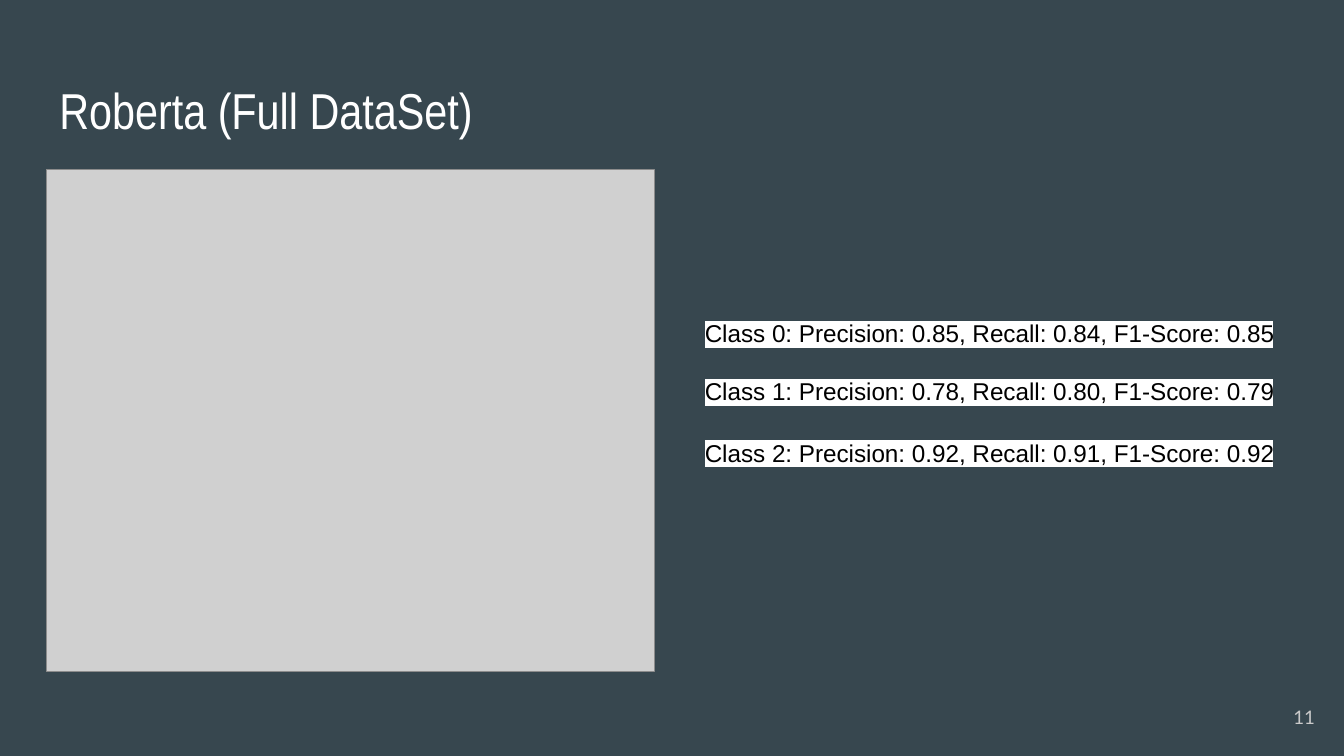
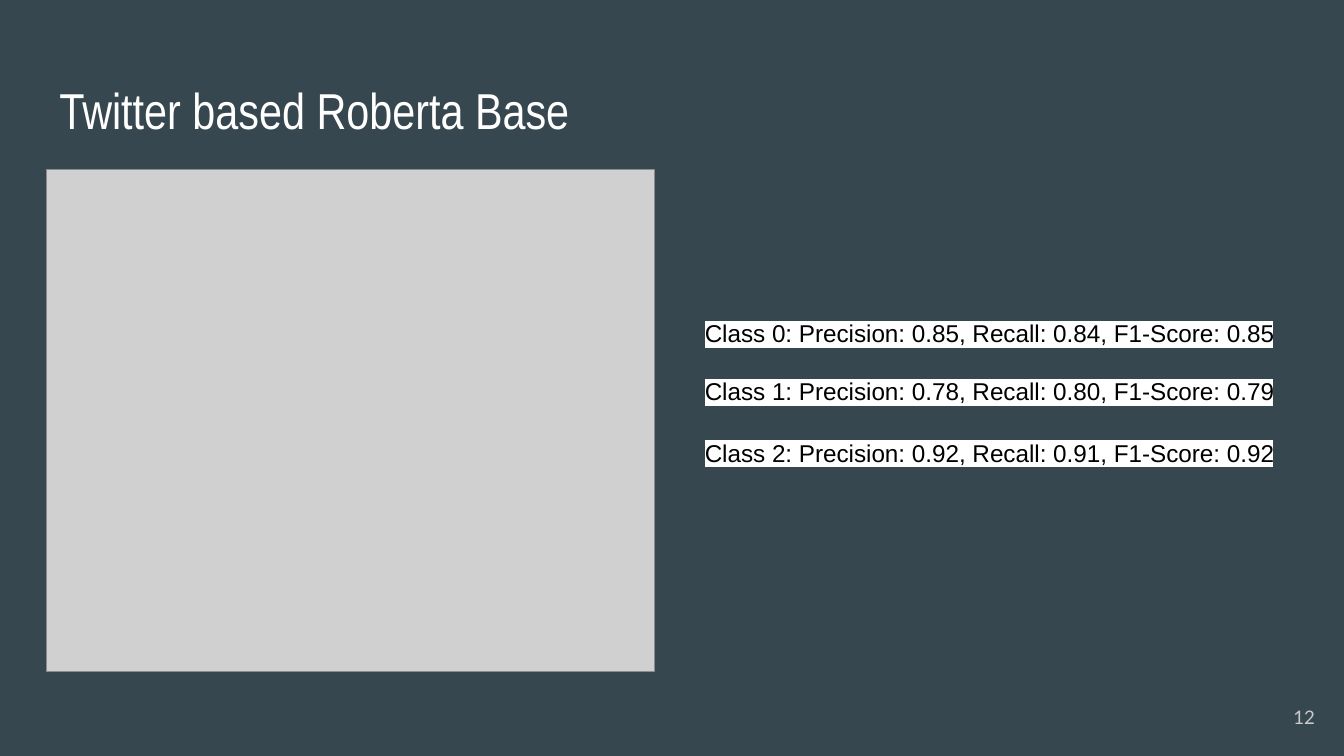
Before and after one commit to mqarmout/amazon_sentiment_analysis, a slide deck: slide 12 of Amazon Reviews Sentiment Analysis.pptx (slide 11 before the commit). Drawn at 1344x756 pixels with LibreOffice and Linux fonts; fonts in the diff are those of the drawing; grey boxes stand for pictures. Boxes give left, top, right and bottom in pixels: in the first picture for what was removed or moved away, otherwise in the second. Text is boxed around its words. In the diff, an @@ line names an element or a change of style, - is before the commit and + after.

Commit message:
asd

```diff
--- a/Amazon Reviews Sentiment Analysis.pptx
+++ b/Amazon Reviews Sentiment Analysis.pptx
@@ title at <box>59,92,569,130</box>: text changed @@
-Roberta (Full DataSet)
+Twitter based Roberta Base
@@ page number at <box>1293,710,1315,724</box>: text changed @@
-11
+12
```
Also in this commit, not shown: 3 other slides changed, 1 slide added, 1 slide removed.
